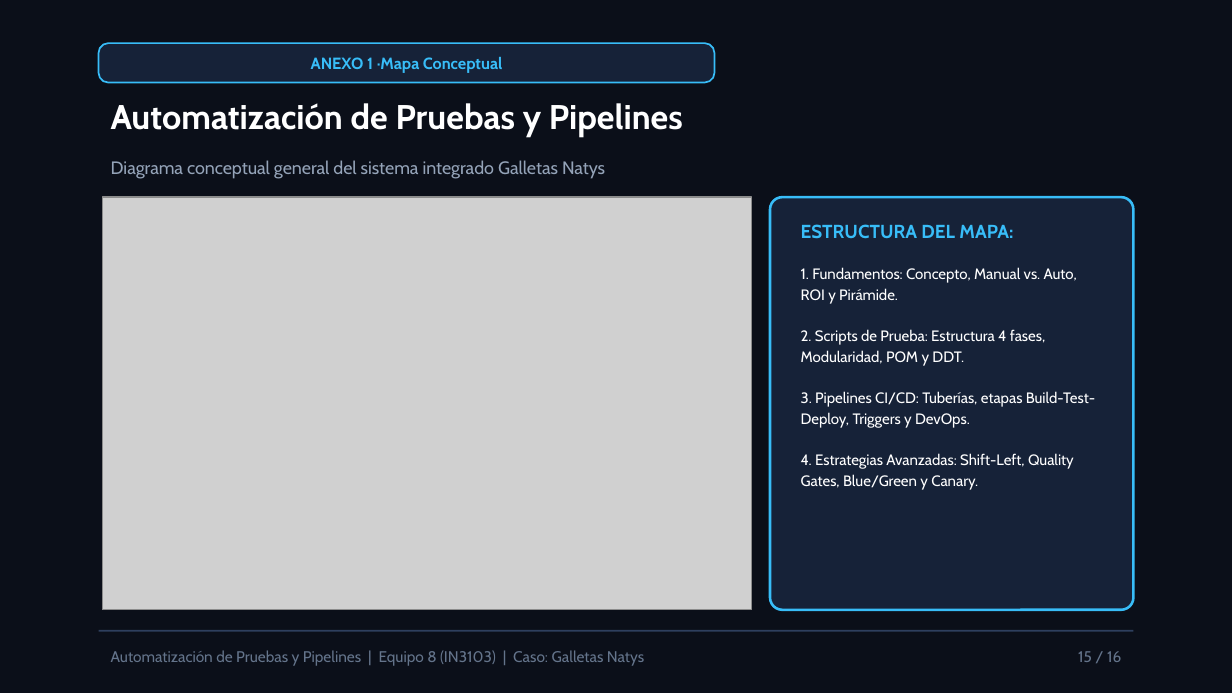
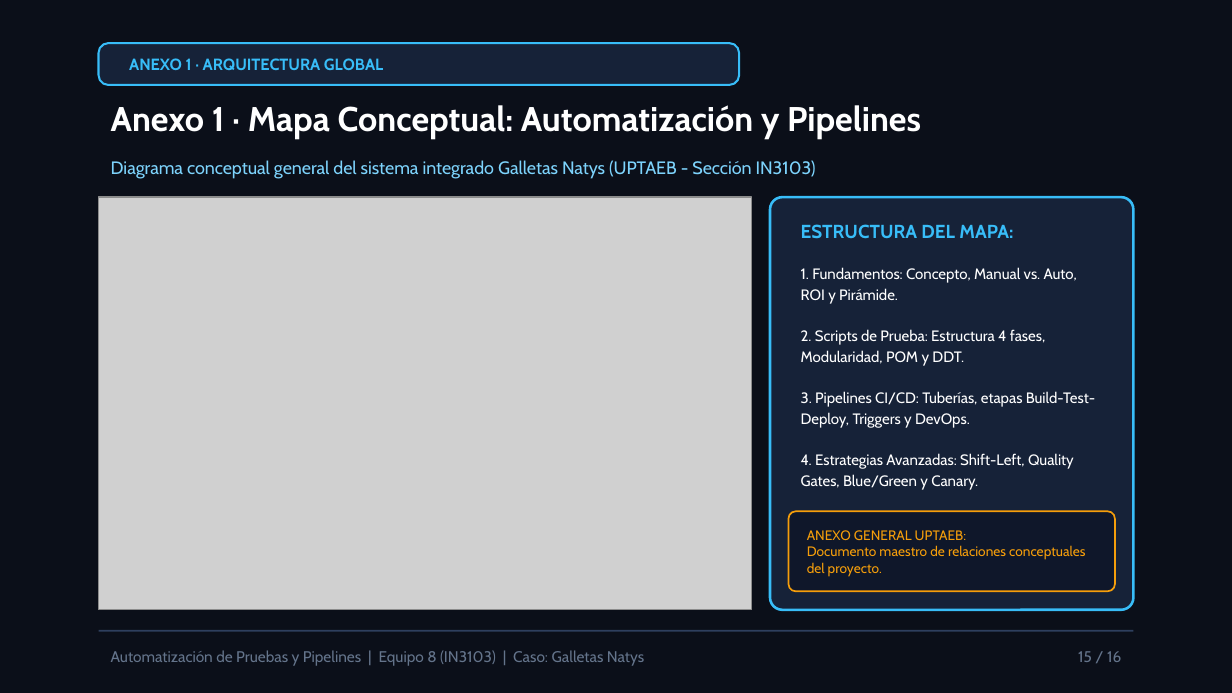
Before and after one commit to Elias0902/natys-landing-exposicion, a slide deck: slide 15 of public/docs/diapositivas-equipo8.pptx. Drawn at 1232x693 pixels with LibreOffice and Linux fonts; fonts in the diff are those of the drawing; grey boxes stand for pictures. Boxes give left, top, right and bottom in pixels: in the first picture for what was removed or moved away, otherwise in the second. Text is boxed around its words. In the diff, an @@ line names an element or a change of style, - is before the commit and + after.

```diff
--- a/public/docs/diapositivas-equipo8.pptx
+++ b/public/docs/diapositivas-equipo8.pptx
@@ rounded rectangle: place and size @@
-rounded rectangle at (99, 43, 715, 83)
+rounded rectangle at (99, 43, 739, 85)
@@ rounded rectangle at (99, 43, 739, 85): outline #38BDF8 1 pt to #38BDF8 1.2 pt; proportions changed @@
@@ text at (129, 58, 383, 70): text changed @@
-ANEXO 1 ·Mapa Conceptual
+ANEXO 1 · ARQUITECTURA GLOBAL
@@ text at (111, 105, 921, 139): text changed @@
-Automatización de Pruebas y Pipelines
+Anexo 1 · Mapa Conceptual: Automatización y Pipelines
@@ text at (111, 160, 816, 179): text changed; text colour #94A3B8 to #7DD3FC @@
-Diagrama conceptual general del sistema integrado Galletas Natys
+Diagrama conceptual general del sistema integrado Galletas Natys (UPTAEB - Sección IN3103)
@@ rounded rectangle added at (788, 511, 1115, 591), fill #0F172A, outline #F59E0B 1 pt @@
@@ text added at (807, 530, 1085, 577), 8 pt, text #F59E0B @@
+ANEXO GENERAL UPTAEB:
+Documento maestro de relaciones conceptuales del proyecto.
```
Also in this commit, not shown: 15 other slides changed, 8 other files.
